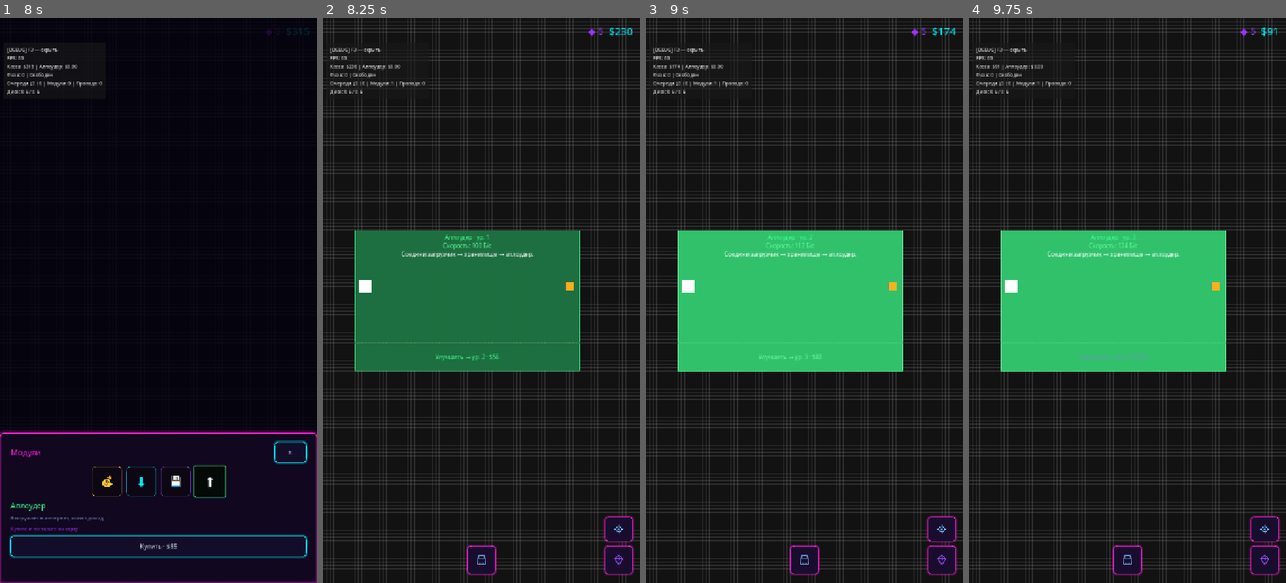
Above: before the commit, frames 1-4 (left to right).
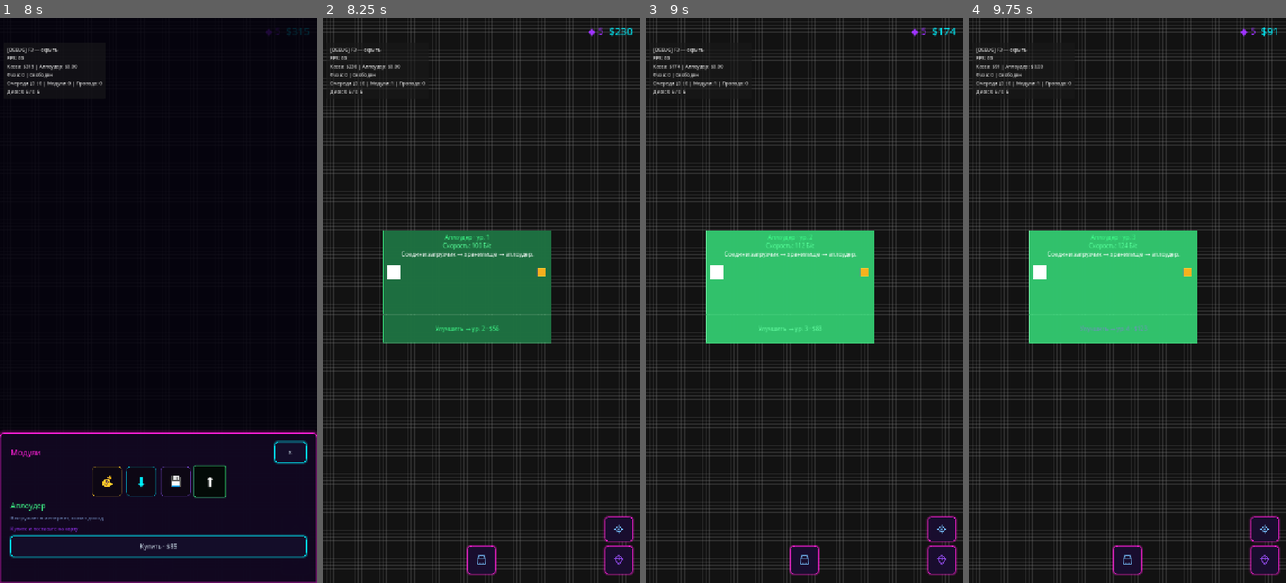
Above: after the commit, the same moments.

Repository: rkfsociety/UploadSimulator
Game: Godot game, scene res://scenes/main.tscn
Same seed, same stepped clock (60 frames per second), same inputs: the game is played once before the commit and once after it.
Inputs (mouse positions are in pixels of both pictures, inside the frame that each line leads up to):
- Up to frame 1 (8 s): click (158, 560) at 0.5 s; click (294, 526) at 1.25 s; click (294, 560) at 2 s; click "×" at 2.75 s; click (158, 560) at 3.5 s; click "💰" at 4.25 s; click "💰" at 5 s; click "⬇" at 5.75 s; click "💾" at 6.5 s; click "⬆" at 7.25 s
- Up to frame 2 (8.25 s): click "Купить · $85" at 8 s
- Up to frame 3 (9 s): click "Улучшить → ур. 2 · $56" at 8.75 s
- Up to frame 4 (9.75 s): click "Улучшить → ур. 3 · $83" at 9.5 s

Frame 1 is identical in both runs. In frame 2, 7.4% of the frame differs, in the area x 10-82%, y 37-63%; in frame 3, 7.4%; in frame 4, 7.4%.

Commit message:
Свой размер следа у каждого типа модуля + ещё компактнее
- Размер модуля вынесен в BlockDefs (cells_w/cells_h) с дефолтом и валидацией
- GridDefs: геометрия следа теперь по типу (block_cells/footprint/anchor/pixel_size)
- Протащен type_id во все проверки занятости, превью, призрак и раскладку
- Текущие размеры компактнее: загрузчик/аплоудер 6x4, хранилище 7x4, коллектор 5x4
- Обновлены README и docs/MODULES.md

Diff:
--- a/scenes/blocks/placed_block.tscn
+++ b/scenes/blocks/placed_block.tscn
@@ -5,10 +5,10 @@
 [ext_resource type="Theme" path="res://themes/placed_block_theme.tres" id="3_theme"]
 
 [node name="PlacedBlock" type="Control"]
-custom_minimum_size = Vector2(512, 320)
+custom_minimum_size = Vector2(384, 256)
 layout_mode = 0
-offset_right = 512.0
-offset_bottom = 320.0
+offset_right = 384.0
+offset_bottom = 256.0
 mouse_filter = 2
 clip_contents = false
 theme = ExtResource("3_theme")
@@ -26,7 +26,7 @@
 
 [node name="MainPanel" type="Control" parent="RootVBox"]
 unique_name_in_owner = true
-custom_minimum_size = Vector2(512, 256)
+custom_minimum_size = Vector2(384, 192)
 layout_mode = 2
 size_flags_horizontal = 3
 size_flags_vertical = 3
@@ -110,7 +110,7 @@
 
 [node name="UpgradePanel" type="Control" parent="RootVBox"]
 unique_name_in_owner = true
-custom_minimum_size = Vector2(512, 64)
+custom_minimum_size = Vector2(384, 64)
 layout_mode = 2
 size_flags_horizontal = 3
 size_flags_vertical = 8
--- a/scripts/core/defs/block_defs.gd
+++ b/scripts/core/defs/block_defs.gd
@@ -9,6 +9,8 @@
 		"icon": "⬇",
 		"color": Color(0.0, 0.88, 1.0, 1.0),
 		"desc": "Скачивает файлы из интернета",
+		"cells_w": 6,
+		"cells_h": 4,
 		"unlocked_at_start": true,
 		"diamond_unlock_cost": 0,
 		"shop_cost": 75,
@@ -23,6 +25,8 @@
 		"icon": "💾",
 		"color": Color(0.58, 0.35, 1.0, 1.0),
 		"desc": "Диск для скачанных файлов",
+		"cells_w": 7,
+		"cells_h": 4,
 		"unlocked_at_start": true,
 		"diamond_unlock_cost": 0,
 		"shop_cost": 90,
@@ -42,6 +46,8 @@
 		"icon": "⬆",
 		"color": Color(0.25, 1.0, 0.55, 1.0),
 		"desc": "Выгружает в интернет, копит доход",
+		"cells_w": 6,
+		"cells_h": 4,
 		"unlocked_at_start": true,
 		"diamond_unlock_cost": 0,
 		"shop_cost": 85,
@@ -60,6 +66,8 @@
 		"icon": "💰",
 		"color": Color(1.0, 0.78, 0.15, 1.0),
 		"desc": "Забирает деньги из сейфа аплоудера в общую кассу",
+		"cells_w": 5,
+		"cells_h": 4,
 		"unlocked_at_start": true,
 		"diamond_unlock_cost": 0,
 		"shop_cost": 65,
@@ -93,6 +101,13 @@
 const _VALID_PORT_KINDS: Array[String] = ["file", "money"]
 const _VALID_PORT_DIRS: Array[String] = ["in", "out"]
 
+# Размер следа модуля по умолчанию (клетки), если тип не задал свой
+const DEFAULT_CELLS_W := 6
+const DEFAULT_CELLS_H := 4
+# Минимум: ширина под текст и порты; высота — хотя бы основная панель + полоса улучшения
+const MIN_CELLS_W := 3
+const MIN_CELLS_H := 2
+
 # Собирается из TYPES["ports"] при загрузке класса
 static var PORT_DEFS: Dictionary = {}
 
@@ -114,6 +129,21 @@
 
 static func get_block_color(type_id: String) -> Color:
 	return TYPES.get(type_id, {}).get("color", Color(0.0, 0.88, 1.0, 1.0))
+
+
+## Ширина следа модуля в клетках (своя у каждого типа; иначе значение по умолчанию).
+static func cells_w(type_id: String) -> int:
+	return int(TYPES.get(type_id, {}).get("cells_w", DEFAULT_CELLS_W))
+
+
+## Высота следа модуля в клетках.
+static func cells_h(type_id: String) -> int:
+	return int(TYPES.get(type_id, {}).get("cells_h", DEFAULT_CELLS_H))
+
+
+## Размер следа модуля в клетках (ширина, высота).
+static func cells_size(type_id: String) -> Vector2i:
+	return Vector2i(cells_w(type_id), cells_h(type_id))
 
 
 static func starter_kit_types() -> Array[String]:
@@ -233,6 +263,11 @@
 		push_error(
 			"BlockDefs: тип «%s» должен иметь effect_per_level или capacity_bytes_per_level." % type_id
 		)
+	if cells_w(type_id) < MIN_CELLS_W or cells_h(type_id) < MIN_CELLS_H:
+		push_error(
+			"BlockDefs: тип «%s» — размер %dx%d меньше минимума %dx%d клеток."
+			% [type_id, cells_w(type_id), cells_h(type_id), MIN_CELLS_W, MIN_CELLS_H]
+		)
 	var ports: Dictionary = PORT_DEFS.get(type_id, {})
 	for port_id in ports:
 		_validate_port(type_id, port_id, ports[port_id])
--- a/scripts/core/defs/grid_defs.gd
+++ b/scripts/core/defs/grid_defs.gd
@@ -6,11 +6,14 @@
 const CELL_SIZE := 64
 const GRID_CELLS := 100
 const GRID_HALF := GRID_CELLS / 2
-# Единый след модуля на поле: альбомная ориентация, в пределах 8×5 … 20×20
-const BLOCK_CELLS_W := 8
-const BLOCK_CELLS_H := 5
+# Размер следа модуля задаётся отдельно для каждого типа в BlockDefs (cells_w/cells_h).
+# Нижняя полоса улучшения — 1 клетка по высоте у всех типов.
 const BLOCK_UPGRADE_CELLS_H := 1
-const BLOCK_MAIN_CELLS_H := BLOCK_CELLS_H - BLOCK_UPGRADE_CELLS_H
+
+
+## Размер следа модуля данного типа в клетках (ширина, высота).
+static func block_cells(type_id: String) -> Vector2i:
+	return BlockDefs.cells_size(type_id)
 
 
 static func is_in_bounds(gx: int, gy: int) -> bool:
@@ -39,29 +42,32 @@
 	return pixel_to_cell(world_px)
 
 
-static func block_pixel_size() -> Vector2:
-	# Размер модуля на карте: 8×5 клеток (горизонтально)
-	return Vector2(BLOCK_CELLS_W * CELL_SIZE, BLOCK_CELLS_H * CELL_SIZE)
+static func block_pixel_size(type_id: String) -> Vector2:
+	# Размер модуля на карте в пикселях (свой для каждого типа)
+	var c := block_cells(type_id)
+	return Vector2(c.x * CELL_SIZE, c.y * CELL_SIZE)
 
 
-static func block_footprint_cells(gx: int, gy: int) -> Array[Vector2i]:
+static func block_footprint_cells(gx: int, gy: int, type_id: String) -> Array[Vector2i]:
+	var c := block_cells(type_id)
 	var cells: Array[Vector2i] = []
-	for dx in range(BLOCK_CELLS_W):
-		for dy in range(BLOCK_CELLS_H):
+	for dx in range(c.x):
+		for dy in range(c.y):
 			cells.append(Vector2i(gx + dx, gy + dy))
 	return cells
 
 
-static func footprint_in_bounds(gx: int, gy: int) -> bool:
-	for cell in block_footprint_cells(gx, gy):
+static func footprint_in_bounds(gx: int, gy: int, type_id: String) -> bool:
+	for cell in block_footprint_cells(gx, gy, type_id):
 		if not is_in_bounds(cell.x, cell.y):
 			return false
 	return true
 
 
-static func block_anchor_for_center(center: Vector2i) -> Vector2i:
+static func block_anchor_for_center(center: Vector2i, type_id: String) -> Vector2i:
 	# Якорь (левый верх) так, чтобы блок был по центру клетки center
-	return center - Vector2i(BLOCK_CELLS_W / 2, BLOCK_CELLS_H / 2)
+	var c := block_cells(type_id)
+	return center - Vector2i(c.x / 2, c.y / 2)
 
 
 static func world_bounds_rect() -> Rect2:
--- a/scripts/core/game/game_field_service.gd
+++ b/scripts/core/game/game_field_service.gd
@@ -80,13 +80,13 @@
 		return GameOperationResult.fail(GameOperationResult.Code.FIELD_MODULE_LOCKED)
 	if _data.get_block_stock(type_id) <= 0:
 		return GameOperationResult.fail(GameOperationResult.Code.FIELD_NO_STOCK)
-	if not GridDefs.footprint_in_bounds(gx, gy):
+	if not GridDefs.footprint_in_bounds(gx, gy, type_id):
 		return GameOperationResult.fail(
 			GameOperationResult.Code.FIELD_OUT_OF_BOUNDS,
 			"За пределами карты (%d…%d)."
 			% [-GridDefs.GRID_HALF, GridDefs.GRID_HALF - 1]
 		)
-	for cell in GridDefs.block_footprint_cells(gx, gy):
+	for cell in GridDefs.block_footprint_cells(gx, gy, type_id):
 		if get_block_at(cell.x, cell.y).is_valid():
 			return GameOperationResult.fail(GameOperationResult.Code.FIELD_CELL_OCCUPIED)
 	return GameOperationResult.ok()
@@ -94,11 +94,12 @@
 
 func get_block_at(gx: int, gy: int) -> BlockInstance:
 	for inst: BlockInstance in _data.get_placed_blocks():
+		var c := GridDefs.block_cells(inst.type_id)
 		if (
 			gx >= inst.gx
-			and gx < inst.gx + GridDefs.BLOCK_CELLS_W
+			and gx < inst.gx + c.x
 			and gy >= inst.gy
-			and gy < inst.gy + GridDefs.BLOCK_CELLS_H
+			and gy < inst.gy + c.y
 		):
 			return inst
 	return BlockInstance.new()
@@ -112,9 +113,9 @@
 	var inst := get_instance(uid)
 	if not inst.is_valid():
 		return GameOperationResult.fail(GameOperationResult.Code.FIELD_INVALID_INSTANCE)
-	if not GridDefs.footprint_in_bounds(gx, gy):
+	if not GridDefs.footprint_in_bounds(gx, gy, inst.type_id):
 		return GameOperationResult.fail(GameOperationResult.Code.FIELD_OUT_OF_BOUNDS)
-	for cell in GridDefs.block_footprint_cells(gx, gy):
+	for cell in GridDefs.block_footprint_cells(gx, gy, inst.type_id):
 		var other := get_block_at(cell.x, cell.y)
 		if other.is_valid() and other.uid != uid:
 			return GameOperationResult.fail(GameOperationResult.Code.FIELD_CELL_OCCUPIED)
--- a/scripts/systems/blocks/placed_block.gd
+++ b/scripts/systems/blocks/placed_block.gd
@@ -10,11 +10,6 @@
 
 static var _scene_cache: PackedScene
 static var _theme_cache: Theme
-# Основная панель — почти весь след; снизу полоса улучшения на 1 клетку по высоте
-const MAIN_CELLS_W := GridDefs.BLOCK_CELLS_W
-const MAIN_CELLS_H := GridDefs.BLOCK_MAIN_CELLS_H
-const UPGRADE_CELLS_W := GridDefs.BLOCK_CELLS_W
-const UPGRADE_CELLS_H := GridDefs.BLOCK_UPGRADE_CELLS_H
 
 var instance_uid: String = ""
 var block_type: String = ""
@@ -33,21 +28,24 @@
 var _view: PlacedBlockView
 
 
-## Размер модуля на карте в пикселях (8×5 клеток, альбом).
-static func pixel_size() -> Vector2:
-	return GridDefs.block_pixel_size()
+## Размер модуля на карте в пикселях (свой для каждого типа; "" — значение по умолчанию).
+static func pixel_size(type_id: String = "") -> Vector2:
+	return GridDefs.block_pixel_size(type_id)
 
 
-static func _main_panel_size() -> Vector2:
+func _main_panel_size() -> Vector2:
+	var c := GridDefs.block_cells(block_type)
 	return Vector2(
-		float(MAIN_CELLS_W * GridDefs.CELL_SIZE), float(MAIN_CELLS_H * GridDefs.CELL_SIZE)
+		float(c.x * GridDefs.CELL_SIZE),
+		float((c.y - GridDefs.BLOCK_UPGRADE_CELLS_H) * GridDefs.CELL_SIZE),
 	)
 
 
-static func _upgrade_panel_size() -> Vector2:
+func _upgrade_panel_size() -> Vector2:
+	var c := GridDefs.block_cells(block_type)
 	return Vector2(
-		float(UPGRADE_CELLS_W * GridDefs.CELL_SIZE),
-		float(UPGRADE_CELLS_H * GridDefs.CELL_SIZE)
+		float(c.x * GridDefs.CELL_SIZE),
+		float(GridDefs.BLOCK_UPGRADE_CELLS_H * GridDefs.CELL_SIZE),
 	)
 
 
@@ -101,7 +99,7 @@
 
 
 func _apply_root_layout() -> void:
-	var sz := pixel_size()
+	var sz := pixel_size(block_type)
 	custom_minimum_size = sz
 	size = sz
 	_main_panel.custom_minimum_size = _main_panel_size()
--- a/scripts/systems/field/field_map_block_drag.gd
+++ b/scripts/systems/field/field_map_block_drag.gd
@@ -64,15 +64,15 @@
 func update_drag(local_pos: Vector2) -> void:
 	if not _dragging or _drag_uid == "":
 		return
+	var inst := GameState.field.get_instance(_drag_uid)
 	var cell := GridDefs.snap_cell_from_world(_camera.screen_to_world(local_pos))
 	_hover_cell = cell
-	if not GridDefs.footprint_in_bounds(cell.x, cell.y):
+	if not GridDefs.footprint_in_bounds(cell.x, cell.y, inst.type_id):
 		_hide_ghost()
 		return
 	_ghost.visible = true
 	_ghost.position = GridDefs.cell_to_pixel(cell.x, cell.y)
-	_ghost.size = GridDefs.block_pixel_size()
-	var inst := GameState.field.get_instance(_drag_uid)
+	_ghost.size = GridDefs.block_pixel_size(inst.type_id)
 	var accent := BlockDefs.get_block_color(inst.type_id) if inst.is_valid() else Color.WHITE
 	if GameState.field.can_relocate_block(_drag_uid, cell.x, cell.y):
 		_ghost.color = Color(accent.r, accent.g, accent.b, FieldMapConstants.PREVIEW_VALID_ALPHA)
@@ -84,9 +84,10 @@
 	if not _dragging:
 		return
 	update_drag(local_pos)
+	var drag_type := GameState.field.get_instance(_drag_uid).type_id
 	if (
 		_drag_uid != ""
-		and GridDefs.footprint_in_bounds(_hover_cell.x, _hover_cell.y)
+		and GridDefs.footprint_in_bounds(_hover_cell.x, _hover_cell.y, drag_type)
 		and GameState.field.can_relocate_block(_drag_uid, _hover_cell.x, _hover_cell.y)
 	):
 		GameState.field.relocate_block(_drag_uid, _hover_cell.x, _hover_cell.y)
--- a/scripts/systems/field/field_map_blocks.gd
+++ b/scripts/systems/field/field_map_blocks.gd
@@ -35,7 +35,7 @@
 	if not inst.is_valid():
 		return
 	var block := PlacedBlock.instantiate_block()
-	var sz := PlacedBlock.pixel_size()
+	var sz := PlacedBlock.pixel_size(inst.type_id)
 	block.custom_minimum_size = sz
 	block.size = sz
 	block.position = GridDefs.cell_to_pixel(inst.gx, inst.gy)
@@ -68,12 +68,12 @@
 
 
 func _relayout() -> void:
-	var sz := PlacedBlock.pixel_size()
 	for uid in _nodes.keys():
 		var block: PlacedBlock = _nodes[uid]
 		var inst := GameState.field.get_instance(uid)
 		if not inst.is_valid():
 			continue
+		var sz := PlacedBlock.pixel_size(inst.type_id)
 		block.custom_minimum_size = sz
 		block.size = sz
 		block.position = GridDefs.cell_to_pixel(inst.gx, inst.gy)
--- a/scripts/systems/field/field_map_placement.gd
+++ b/scripts/systems/field/field_map_placement.gd
@@ -31,12 +31,12 @@
 		return
 	var cell := GridDefs.snap_cell_from_world(_camera.screen_to_world(screen_pos))
 	hover_cell = cell
-	if not GridDefs.footprint_in_bounds(cell.x, cell.y):
+	if not GridDefs.footprint_in_bounds(cell.x, cell.y, _selected_type):
 		hide_preview()
 		return
 	_preview.visible = true
 	_preview.position = GridDefs.cell_to_pixel(cell.x, cell.y)
-	_preview.size = GridDefs.block_pixel_size()
+	_preview.size = GridDefs.block_pixel_size(_selected_type)
 	var occupied := not GameState.field.can_place_block(_selected_type, cell.x, cell.y)
 	var accent := BlockDefs.get_block_color(_selected_type)
 	if occupied:
@@ -75,7 +75,7 @@
 func place_at_view_center(type_id: String, spawn_block: Callable) -> bool:
 	set_selected_type("")
 	var center := _camera.view_center_cell()
-	var anchor := GridDefs.block_anchor_for_center(center)
+	var anchor := GridDefs.block_anchor_for_center(center, type_id)
 	for cell in _cells_near(anchor, FieldMapConstants.PLACE_SEARCH_RADIUS):
 		if not GridDefs.is_in_bounds(cell.x, cell.y):
 			continue
--- a/tests/unit/test_game_wiring.gd
+++ b/tests/unit/test_game_wiring.gd
@@ -40,7 +40,7 @@
 		data.add_block_stock(type_id, 1)
 		var place := field.place_block(type_id, gx, 0)
 		uids[type_id] = place.get_uid() if place.is_ok() else ""
-		gx += GridDefs.BLOCK_CELLS_W
+		gx += GridDefs.block_cells(type_id).x
 	return uids
 
 
Not shown, changed: README.md
Not shown, changed: docs/MODULES.md
